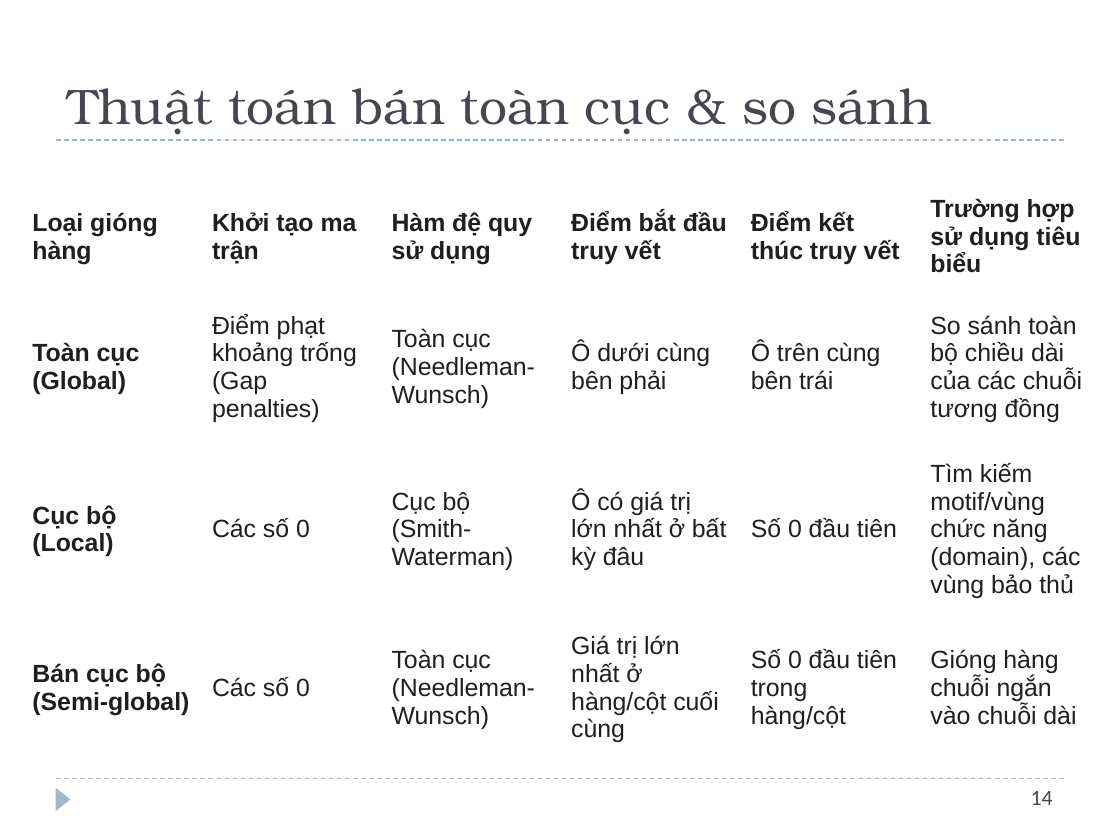
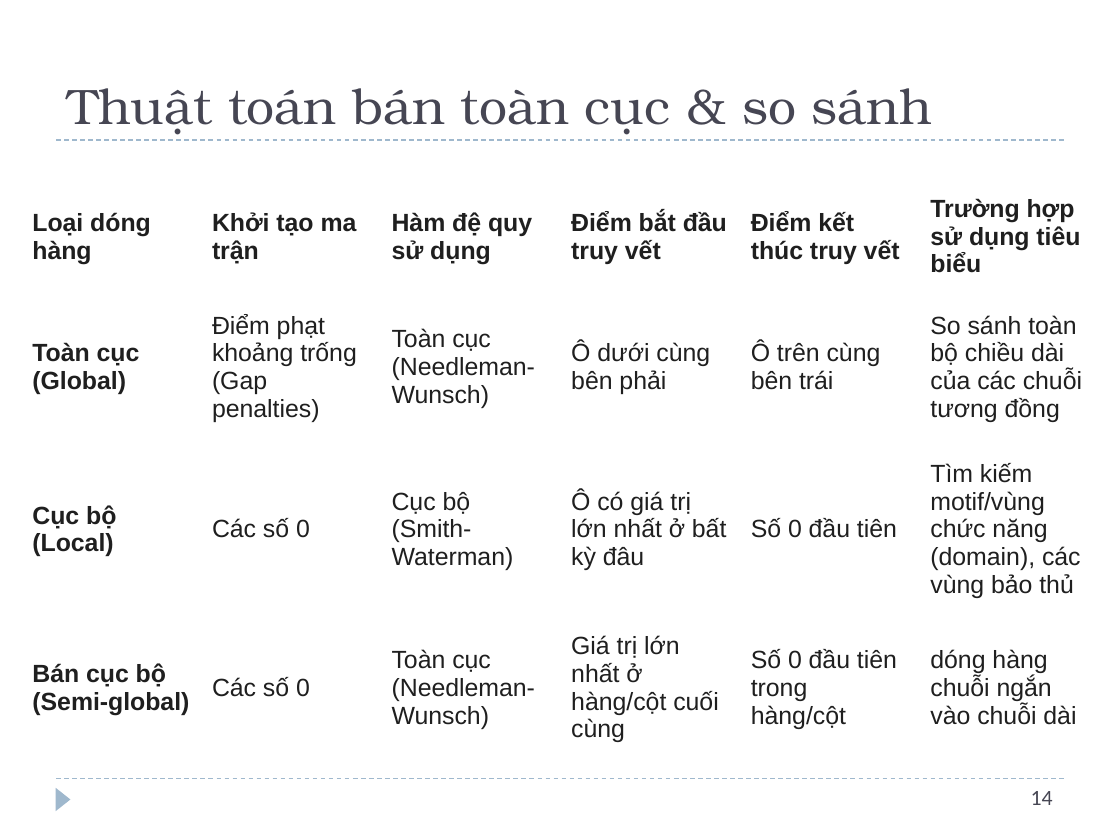
Before and after one commit to nmk-k66-uet/Sequence-Alignment, a slide deck: slide 15 of Sequence Alignment.pptx. Drawn at 1120x840 pixels with LibreOffice and Linux fonts; fonts in the diff are those of the drawing. Boxes give left, top, right and bottom in pixels: in the first picture for what was removed or moved away, otherwise in the second. Text is boxed around its words. In the diff, an @@ line names an element or a change of style, - is before the commit and + after.

```diff
--- a/Sequence Alignment.pptx
+++ b/Sequence Alignment.pptx
@@ table at box(21, 180, 1096, 777) @@
-row 1, column 1: Loại gióng hàng
+row 1, column 1: Loại dóng hàng
-row 4, column 6: Gióng hàng chuỗi ngắn vào chuỗi dài
+row 4, column 6: dóng hàng chuỗi ngắn vào chuỗi dài
```
Also in this commit, not shown: 7 other slides changed, 1 other file.
